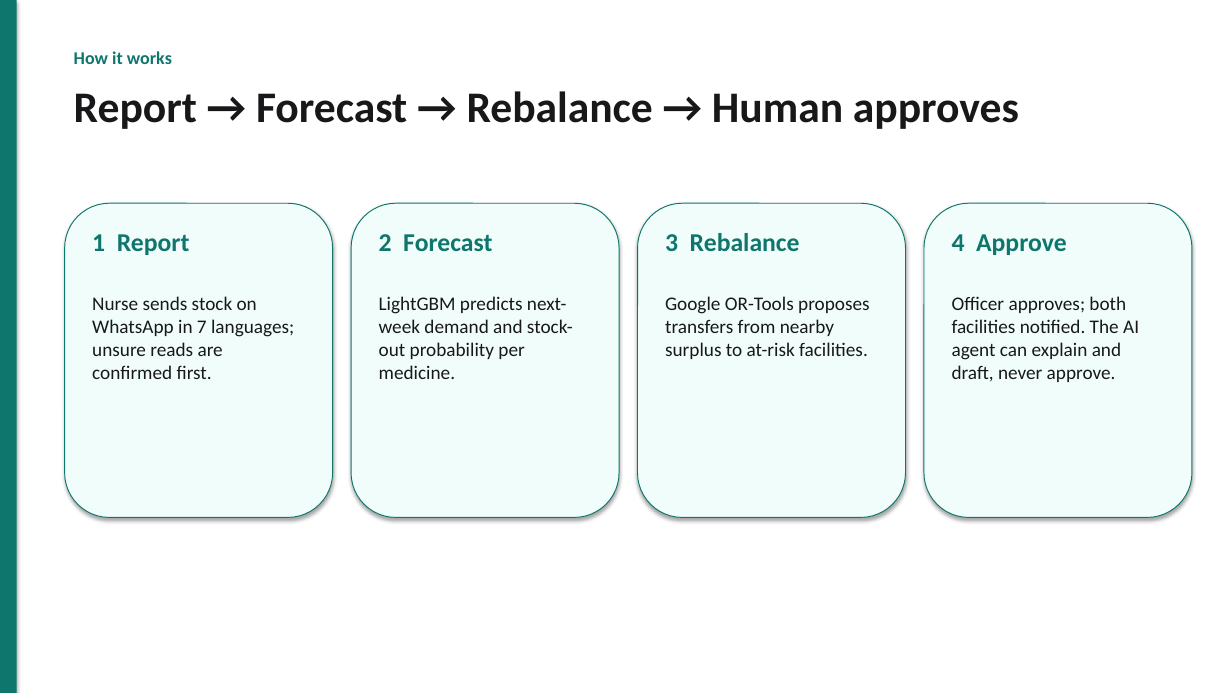
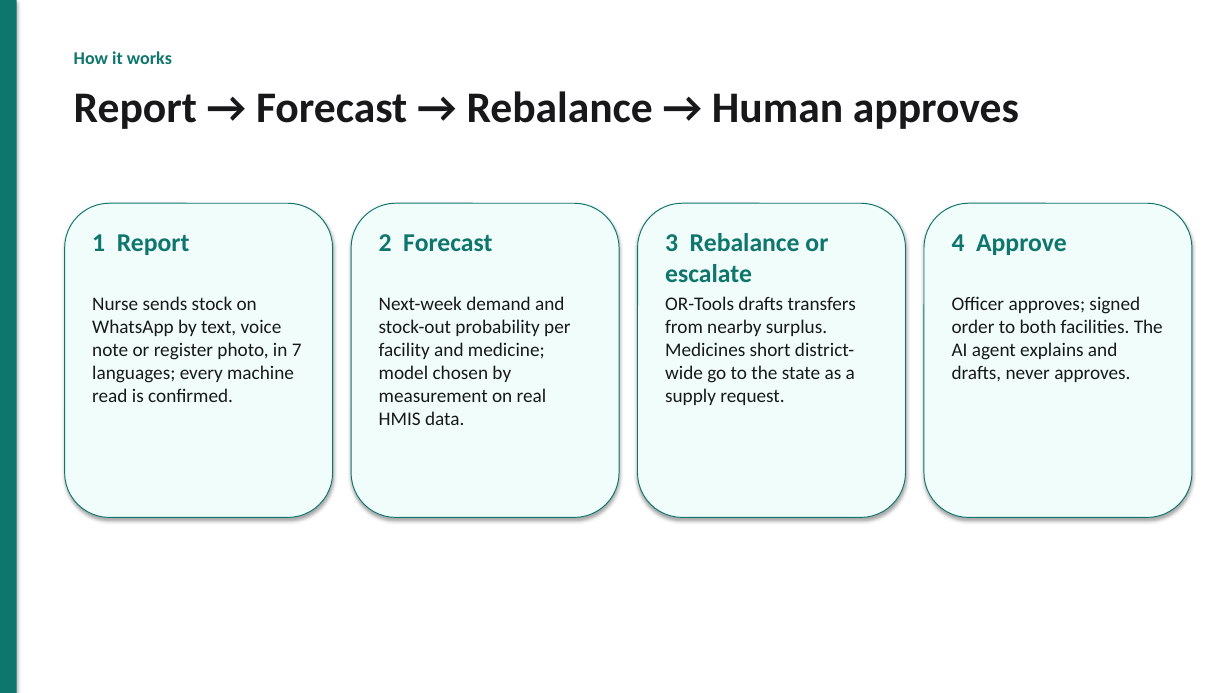
Before and after one commit to akshat333-debug/AushadhiNet, a slide deck: slide 4 of docs/pitch/AushadhiNet-pitch.pptx (slide 3 before the commit). Drawn at 1232x693 pixels with LibreOffice and Linux fonts; fonts in the diff are those of the drawing. Boxes give left, top, right and bottom in pixels: in the first picture for what was removed or moved away, otherwise in the second. Text is boxed around its words. In the diff, an @@ line names an element or a change of style, - is before the commit and + after.

```diff
--- a/docs/pitch/AushadhiNet-pitch.pptx
+++ b/docs/pitch/AushadhiNet-pitch.pptx
@@ text at box(665, 233, 828, 282): text changed @@
-3 Rebalance
+3 Rebalance or escalate
@@ text at box(92, 296, 302, 402): text changed @@
-Nurse sends stock on WhatsApp in 7 languages; unsure reads are confirmed first.
+Nurse sends stock on WhatsApp by text, voice note or register photo, in 7 languages; every machine read is confirmed.
@@ text at box(379, 296, 570, 425): text changed @@
-LightGBM predicts next-week demand and stock-out probability per medicine.
+Next-week demand and stock-out probability per facility and medicine; model chosen by measurement on real HMIS data.
@@ text at box(665, 296, 856, 405): text changed @@
-Google OR-Tools proposes transfers from nearby surplus to at-risk facilities.
+OR-Tools drafts transfers from nearby surplus. Medicines short district-wide go to the state as a supply request.
@@ text at box(952, 296, 1163, 382): text changed @@
-Officer approves; both facilities notified. The AI agent can explain and draft, never approve.
+Officer approves; signed order to both facilities. The AI agent explains and drafts, never approves.
```
Also in this commit, not shown: 6 other slides changed, 2 slides added, 3 slides removed, 13 other files.
